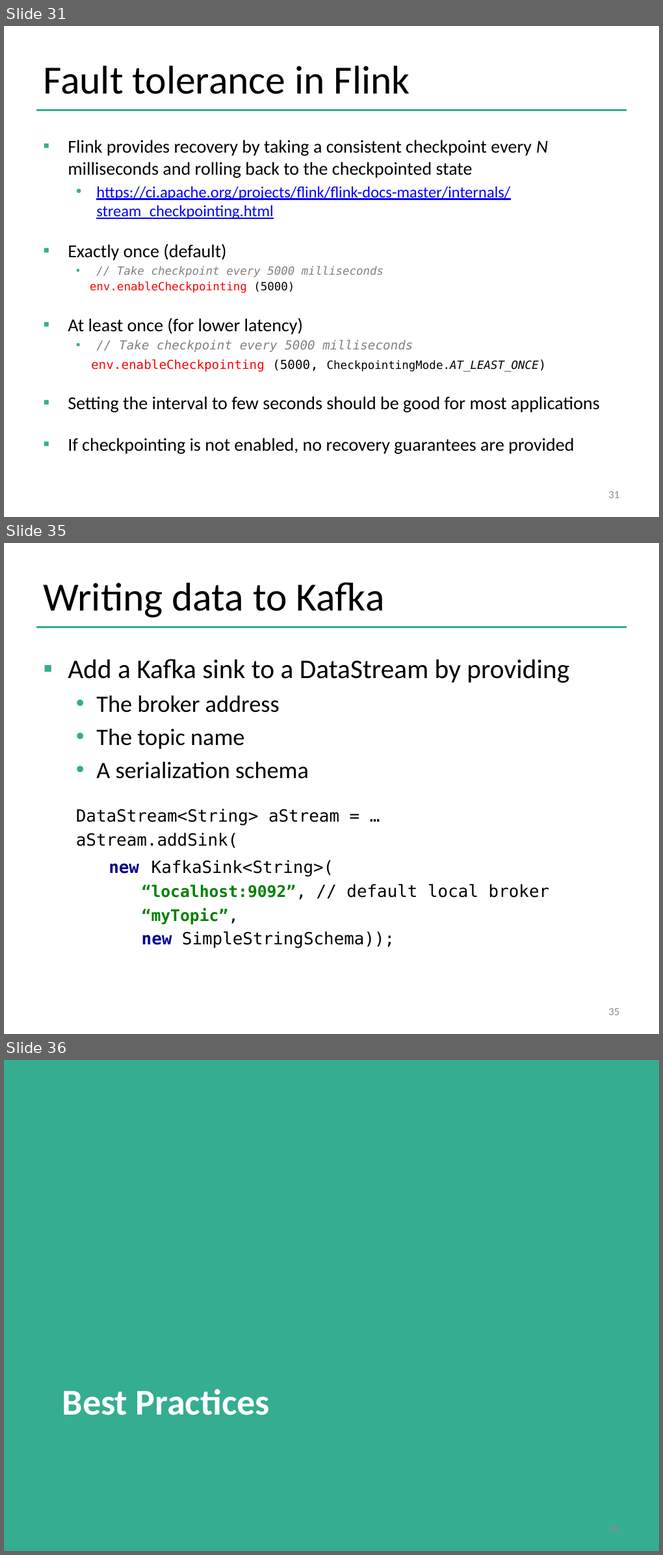
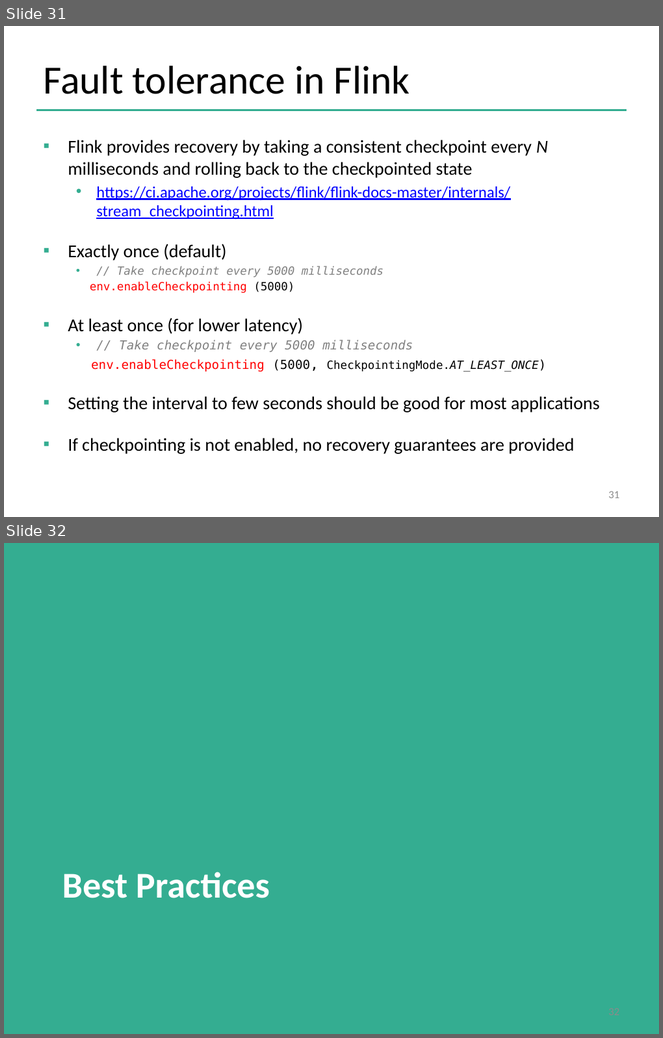
Before and after one commit to dataArtisans/flink-training-web, a slide deck: slides/flink_stream_basics.pptx. Shown one above the other, each under a label of ours: slides 31, 35 and 36 before the commit, slides 31 and 32 after it; the slides between them are not shown. The pictures are 663x1555 and 663x1038 pixels, drawn with LibreOffice and Linux fonts; fonts in the diff are those of the drawing; background and template pictures are left out. Boxes give left, top, right and bottom in pixels: in the first picture for what was removed or moved away, otherwise in the second. Text is boxed around its words. In the diff, an @@ line names an element or a change of style, - is before the commit and + after.

Commit message:
Updated DataStream slides and moved Kafka from Basic to Advanced

```diff
--- a/slides/flink_stream_basics.pptx
+++ b/slides/flink_stream_basics.pptx
@@ slide 35 removed at box(4, 543, 659, 1034), background #FFFFFF; not listed: 1 template element that a slide beside it also shows @@
@@ title removed at box(43, 582, 385, 618) @@
-Writing data to Kafka
@@ text removed at box(68, 659, 570, 948) @@
-▪ Add a Kafka sink to a DataStream by providing
-  • The broker address
-  • The topic name
-  • A serialization schema
-  DataStream<String> aStream = …
-  aStream.addSink(
-  new KafkaSink<String>(
-  “localhost:9092”, // default local broker
-  “myTopic”,
-  new SimpleStringSchema));
@@ page number removed at box(608, 1008, 620, 1016) @@
-35
@@ what was slide 36 is now slide 32 @@
```
Also in this commit, not shown: 4 slides changed, 3 other slides removed, 3 other files.
